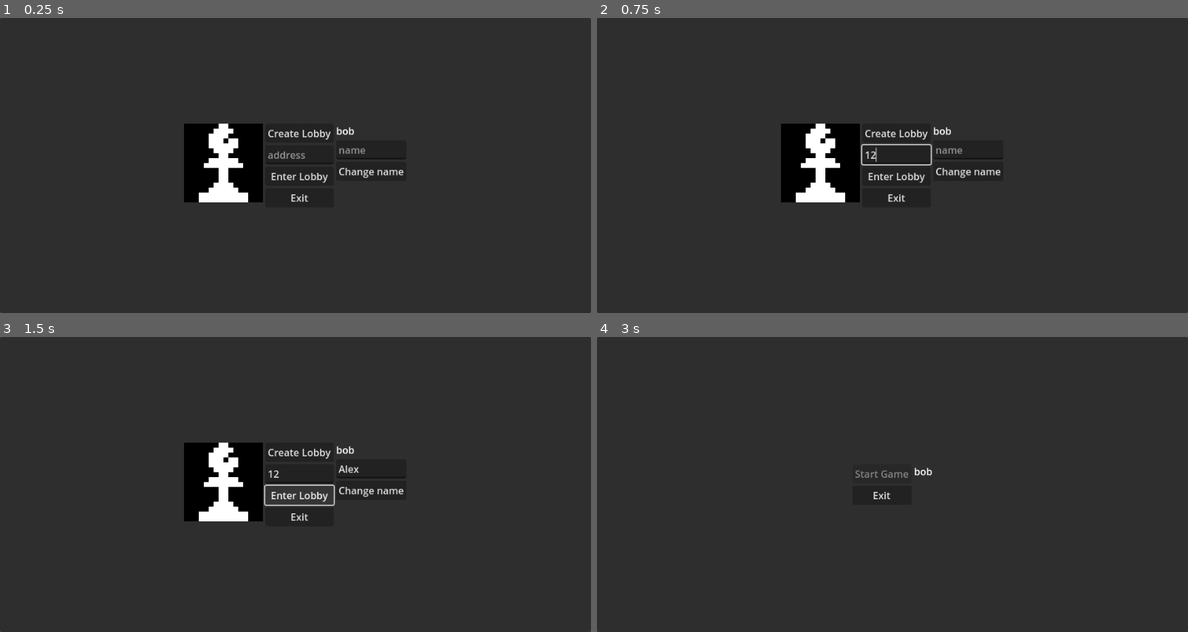
Above: before the commit, frames 1-4 (two rows, left to right).
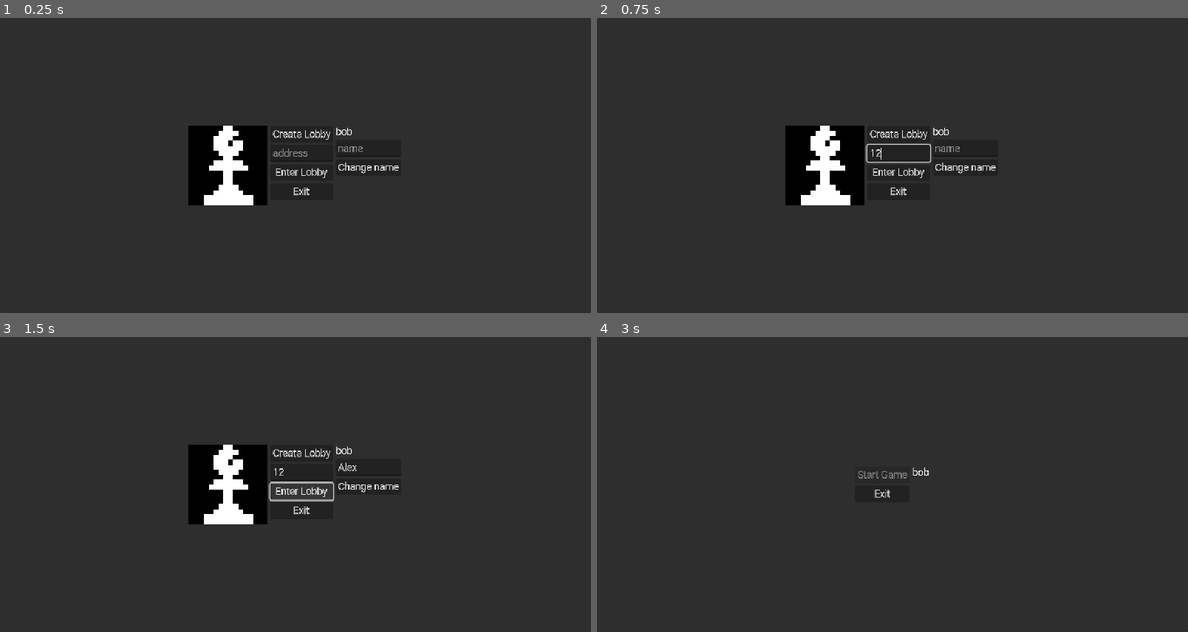
Above: after the commit, the same moments.

Repository: Hanekawa-chan/chess
Game: Godot game, scene res://scenes/main_menu.tscn
Two runs of this game, one before a commit and one after it. Both use one fixed random seed, a clock stepped at 60 frames per second and the inputs below.
Inputs (mouse positions are in pixels of both pictures, inside the frame that each line leads up to):
- Up to frame 1 (0.25 s): no input
- Up to frame 2 (0.75 s): click (898, 153) at 0.52 s; type "12" at 0.6 s
- Up to frame 3 (1.5 s): click (372, 469) at 0.75 s; type "Alex" at 0.83 s; click "Enter Lobby" at 1.25 s
- Up to frame 4 (3 s): click "Enter Lobby" at 2 s; click "Create Lobby" at 2.75 s

The runs differ from the first frame. In frame 1, 2.2% of the frame differs, in the area x 31-69%, y 35-64%; in frame 2, 2.4%; in frame 3, 2.4%; in frame 4, 0.2%.

Commit message:
font is vectorized now

Diff:
--- a/project.godot
+++ b/project.godot
@@ -25,7 +25,7 @@
 
 window/size/viewport_width=960
 window/size/viewport_height=480
-window/stretch/mode="viewport"
+window/stretch/mode="canvas_items"
 
 [dotnet]
 
@@ -36,6 +36,10 @@
 version_control/plugin_name="GitPlugin"
 version_control/autoload_on_startup=true
 
+[gui]
+
+theme/custom="uid://cg5lu2u1oku7e"
+
 [rendering]
 
 textures/canvas_textures/default_texture_filter=0
--- a/resources/black_label.tres
+++ b/resources/black_label.tres
@@ -1,8 +1,9 @@
 [gd_resource type="LabelSettings" load_steps=2 format=3 uid="uid://c42jp88t0btft"]
 
-[sub_resource type="SystemFont" id="SystemFont_ssnfk"]
+[ext_resource type="FontFile" uid="uid://dbfs4pdead1pt" path="res://fonts/Roboto.ttf" id="1_7m422"]
 
 [resource]
 line_spacing = 0.0
-font = SubResource("SystemFont_ssnfk")
+font = ExtResource("1_7m422")
+font_size = 19
 font_color = Color(0, 0, 0, 1)
--- /dev/null
+++ b/resources/main_theme.tres
@@ -0,0 +1,7 @@
+[gd_resource type="Theme" load_steps=2 format=3 uid="uid://cg5lu2u1oku7e"]
+
+[ext_resource type="FontFile" uid="uid://dbfs4pdead1pt" path="res://fonts/Roboto.ttf" id="1_ols5k"]
+
+[resource]
+default_base_scale = 1.0
+default_font = ExtResource("1_ols5k")
--- a/resources/white_label.tres
+++ b/resources/white_label.tres
@@ -1,8 +1,8 @@
 [gd_resource type="LabelSettings" load_steps=2 format=3 uid="uid://cw3drfn4oacpp"]
 
-[sub_resource type="SystemFont" id="SystemFont_lnu2h"]
+[ext_resource type="FontFile" uid="uid://dbfs4pdead1pt" path="res://fonts/Roboto.ttf" id="1_t6fbf"]
 
 [resource]
 line_spacing = 0.0
-font = SubResource("SystemFont_lnu2h")
+font = ExtResource("1_t6fbf")
 font_size = 19
--- a/scenes/game.tscn
+++ b/scenes/game.tscn
@@ -160,7 +160,7 @@
 [node name="LeftSide" type="MarginContainer" parent="CenterContainer/HBoxContainer"]
 layout_mode = 2
 size_flags_horizontal = 3
-size_flags_stretch_ratio = 0.75
+size_flags_stretch_ratio = 0.7
 
 [node name="ReferenceRect" type="ReferenceRect" parent="CenterContainer/HBoxContainer/LeftSide"]
 layout_mode = 2
@@ -217,18 +217,17 @@
 layout_mode = 2
 size_flags_vertical = 3
 
-[node name="HBoxContainer" type="GridContainer" parent="CenterContainer/HBoxContainer/Center/VBoxContainer/PanelContainer"]
-layout_mode = 2
-size_flags_vertical = 3
-theme_override_constants/h_separation = 0
-theme_override_constants/v_separation = 0
-columns = 3
+[node name="HBoxContainer" type="HBoxContainer" parent="CenterContainer/HBoxContainer/Center/VBoxContainer/PanelContainer"]
+layout_mode = 2
+size_flags_vertical = 3
+theme_override_constants/separation = 0
 
 [node name="VBoxContainer" type="VBoxContainer" parent="CenterContainer/HBoxContainer/Center/VBoxContainer/PanelContainer/HBoxContainer"]
 texture_filter = 6
 layout_mode = 2
-size_flags_vertical = 3
-size_flags_stretch_ratio = 0.1
+size_flags_horizontal = 3
+size_flags_vertical = 3
+size_flags_stretch_ratio = 0.05
 theme_override_constants/separation = 0
 
 [node name="First9" type="TextureRect" parent="CenterContainer/HBoxContainer/Center/VBoxContainer/PanelContainer/HBoxContainer/VBoxContainer"]
@@ -1083,8 +1082,9 @@
 [node name="DeadCounters" type="VBoxContainer" parent="CenterContainer/HBoxContainer/Center/VBoxContainer/PanelContainer/HBoxContainer"]
 unique_name_in_owner = true
 layout_mode = 2
-size_flags_vertical = 3
-size_flags_stretch_ratio = 0.1
+size_flags_horizontal = 3
+size_flags_vertical = 3
+size_flags_stretch_ratio = 0.17
 theme_override_constants/separation = 0
 script = ExtResource("7_u5sy4")
 
@@ -1105,6 +1105,7 @@
 size_flags_vertical = 1
 text = "0"
 label_settings = ExtResource("4_p57ef")
+horizontal_alignment = 1
 
 [node name="HBoxContainer3" type="HBoxContainer" parent="CenterContainer/HBoxContainer/Center/VBoxContainer/PanelContainer/HBoxContainer/DeadCounters"]
 layout_mode = 2
@@ -1123,6 +1124,7 @@
 size_flags_vertical = 1
 text = "0"
 label_settings = ExtResource("4_p57ef")
+horizontal_alignment = 1
 
 [node name="HBoxContainer4" type="HBoxContainer" parent="CenterContainer/HBoxContainer/Center/VBoxContainer/PanelContainer/HBoxContainer/DeadCounters"]
 layout_mode = 2
@@ -1161,6 +1163,7 @@
 size_flags_vertical = 1
 text = "0"
 label_settings = ExtResource("4_p57ef")
+horizontal_alignment = 1
 
 [node name="HBoxContainer6" type="HBoxContainer" parent="CenterContainer/HBoxContainer/Center/VBoxContainer/PanelContainer/HBoxContainer/DeadCounters"]
 layout_mode = 2
@@ -1199,6 +1202,7 @@
 size_flags_vertical = 1
 text = "0"
 label_settings = ExtResource("4_p57ef")
+horizontal_alignment = 1
 
 [node name="HBoxContainer7" type="HBoxContainer" parent="CenterContainer/HBoxContainer/Center/VBoxContainer/PanelContainer/HBoxContainer/DeadCounters"]
 layout_mode = 2
@@ -1217,6 +1221,7 @@
 size_flags_vertical = 1
 text = "0"
 label_settings = ExtResource("4_p57ef")
+horizontal_alignment = 1
 
 [node name="HBoxContainer8" type="HBoxContainer" parent="CenterContainer/HBoxContainer/Center/VBoxContainer/PanelContainer/HBoxContainer/DeadCounters"]
 layout_mode = 2
@@ -1255,6 +1260,7 @@
 size_flags_vertical = 1
 text = "0"
 label_settings = ExtResource("4_p57ef")
+horizontal_alignment = 1
 
 [node name="HBoxContainer10" type="HBoxContainer" parent="CenterContainer/HBoxContainer/Center/VBoxContainer/PanelContainer/HBoxContainer/DeadCounters"]
 layout_mode = 2
--- a/scenes/lobby.tscn
+++ b/scenes/lobby.tscn
@@ -1,6 +1,7 @@
-[gd_scene load_steps=2 format=3 uid="uid://8cvj5dv8dxvs"]
+[gd_scene load_steps=3 format=3 uid="uid://8cvj5dv8dxvs"]
 
 [ext_resource type="Script" uid="uid://ld6c5khao57o" path="res://scripts/lobby.gd" id="1_o1atq"]
+[ext_resource type="Theme" uid="uid://cg5lu2u1oku7e" path="res://resources/main_theme.tres" id="2_5gu6x"]
 
 [node name="Lobby" type="Control"]
 layout_mode = 3
@@ -32,11 +33,13 @@
 [node name="StartGameButton" type="Button" parent="PanelContainer/CenterContainer/HBoxContainer/MenuContainer"]
 unique_name_in_owner = true
 layout_mode = 2
+theme = ExtResource("2_5gu6x")
 text = "Start Game"
 
 [node name="ExitButton" type="Button" parent="PanelContainer/CenterContainer/HBoxContainer/MenuContainer"]
 unique_name_in_owner = true
 layout_mode = 2
+theme = ExtResource("2_5gu6x")
 text = "Exit"
 
 [node name="PlayerList" type="VBoxContainer" parent="PanelContainer/CenterContainer/HBoxContainer"]
@@ -45,7 +48,9 @@
 [node name="HostName" type="Label" parent="PanelContainer/CenterContainer/HBoxContainer/PlayerList"]
 unique_name_in_owner = true
 layout_mode = 2
+theme = ExtResource("2_5gu6x")
 
 [node name="ClientName" type="Label" parent="PanelContainer/CenterContainer/HBoxContainer/PlayerList"]
 unique_name_in_owner = true
 layout_mode = 2
+theme = ExtResource("2_5gu6x")
--- a/scenes/main_menu.tscn
+++ b/scenes/main_menu.tscn
@@ -1,7 +1,8 @@
-[gd_scene load_steps=3 format=3 uid="uid://eleimwoxt82l"]
+[gd_scene load_steps=4 format=3 uid="uid://eleimwoxt82l"]
 
 [ext_resource type="Script" uid="uid://drkhx8i2irja0" path="res://scripts/main_menu.gd" id="1_l6cm7"]
 [ext_resource type="Texture2D" uid="uid://ypahfs73bech" path="res://images/chess.png" id="2_ekxnf"]
+[ext_resource type="Theme" uid="uid://cg5lu2u1oku7e" path="res://resources/main_theme.tres" id="3_bqqt6"]
 
 [node name="MainMenu" type="Control"]
 layout_mode = 3
@@ -40,21 +41,25 @@
 [node name="CreateLobbyButton" type="Button" parent="PanelContainer/CenterContainer/HBoxContainer/MenuButtons"]
 unique_name_in_owner = true
 layout_mode = 2
+theme = ExtResource("3_bqqt6")
 text = "Create Lobby"
 
 [node name="AddressEdit" type="LineEdit" parent="PanelContainer/CenterContainer/HBoxContainer/MenuButtons"]
 unique_name_in_owner = true
 layout_mode = 2
+theme = ExtResource("3_bqqt6")
 placeholder_text = "address"
 
 [node name="EnterLobbyButton" type="Button" parent="PanelContainer/CenterContainer/HBoxContainer/MenuButtons"]
 unique_name_in_owner = true
 layout_mode = 2
+theme = ExtResource("3_bqqt6")
 text = "Enter Lobby"
 
 [node name="ExitButton" type="Button" parent="PanelContainer/CenterContainer/HBoxContainer/MenuButtons"]
 unique_name_in_owner = true
 layout_mode = 2
+theme = ExtResource("3_bqqt6")
 text = "Exit"
 
 [node name="InputsContainer" type="VBoxContainer" parent="PanelContainer/CenterContainer/HBoxContainer"]
@@ -63,14 +68,17 @@
 [node name="CurrentName" type="Label" parent="PanelContainer/CenterContainer/HBoxContainer/InputsContainer"]
 unique_name_in_owner = true
 layout_mode = 2
+theme = ExtResource("3_bqqt6")
 text = "bob"
 
 [node name="NameEdit" type="LineEdit" parent="PanelContainer/CenterContainer/HBoxContainer/InputsContainer"]
 unique_name_in_owner = true
 layout_mode = 2
+theme = ExtResource("3_bqqt6")
 placeholder_text = "name"
 
 [node name="ChangeNameButton" type="Button" parent="PanelContainer/CenterContainer/HBoxContainer/InputsContainer"]
 unique_name_in_owner = true
 layout_mode = 2
+theme = ExtResource("3_bqqt6")
 text = "Change name"
--- a/scripts/main_menu.gd
+++ b/scripts/main_menu.gd
@@ -13,6 +13,7 @@
 
 # Called when the node enters the scene tree for the first time.
 func _ready():
+	get_window().mode = Window.MODE_MAXIMIZED
 	exit_button.button_down.connect(_exit)
 	enter_lobby_button.button_down.connect(_enter_lobby)
 	create_lobby_button.button_down.connect(_create_lobby)
Binary file added: fonts/Roboto.ttf
Not shown, added: fonts/Roboto.ttf.import
